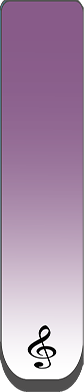
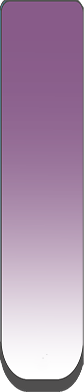
Two versions of the same layered image (84px x 392px). Layer-by-layer changes:
painted on "Layer 0" over [27, 323, 57, 369]
